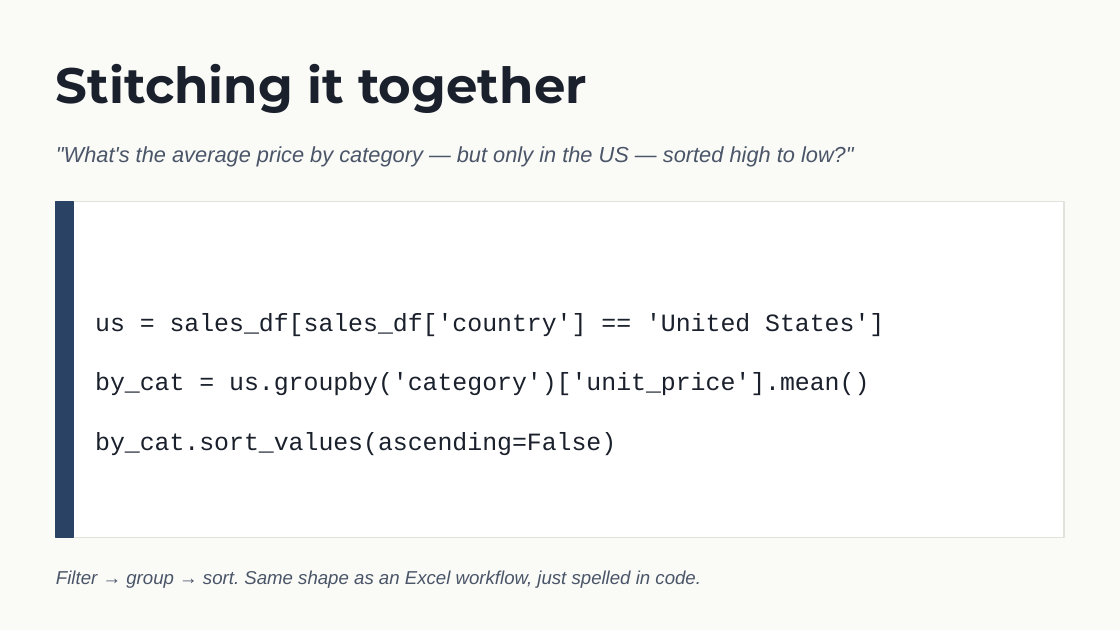
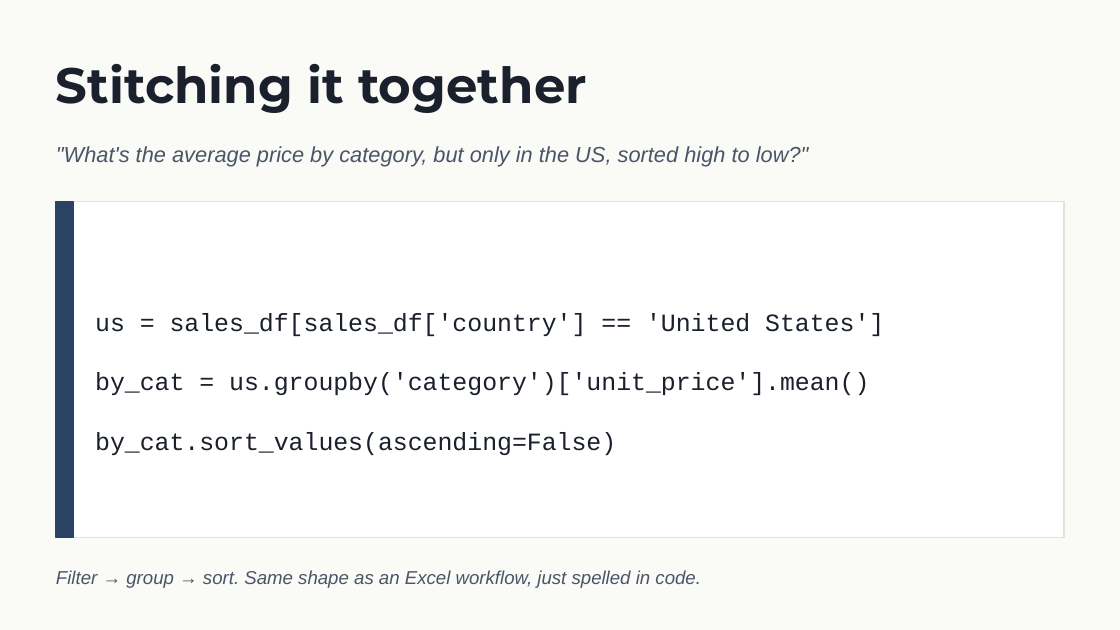
Before and after one commit to stringfestdata/python-in-excel-your-first-hour, a slide deck: slide 17 of python-in-excel-first-hour-deck.pptx. Drawn at 1120x630 pixels with LibreOffice and Linux fonts; fonts in the diff are those of the drawing. Boxes give left, top, right and bottom in pixels: in the first picture for what was removed or moved away, otherwise in the second. Text is boxed around its words. In the diff, an @@ line names an element or a change of style, - is before the commit and + after.

```diff
--- a/python-in-excel-first-hour-deck.pptx
+++ b/python-in-excel-first-hour-deck.pptx
@@ text at (56,146,809,167): text changed @@
-"What's the average price by category — but only in the US — sorted high to low?"
+"What's the average price by category, but only in the US, sorted high to low?"
```
Also in this commit, not shown: 14 other slides changed, 2 other files.
